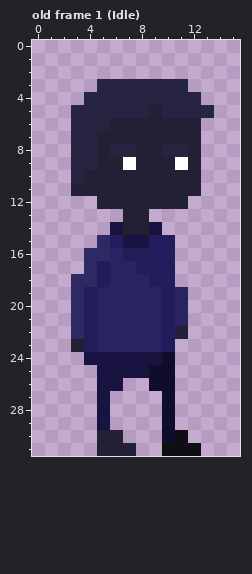
Edited in one commit: pixel-art file (src/aseprite/player.aseprite). That is the earlier state.
16x32 pixels, 12 frames. Colours within 5 levels of each other are drawn and written as one. Shown: old frame 1 (Idle). The commit also changed other frames, which this record leaves out.
After the commit:
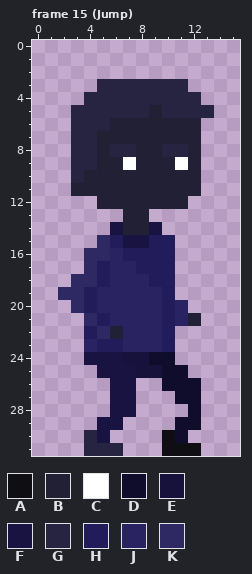
Palette (. is transparent): A #0f0e13  B #222034  C #ffffff  D #100d2c  E #16123b  F #181341  G #272441  H #221c5a  J #292362  K #2e2963
A new or re-ordered frame is compared with the old frame closest to it.
Commit message: Slight player script refactor and added jump animation
Changes in this commit:
frames 12 -> 15
--- frame 15 (Jump) is new; against old frame 1 (Idle), layer "Layer 1"
@@ x 0..15 @@
 18 ...KKHJJJHH.....
-19 ...KHJJJJJHJ....
+19 ..KKHJJJJJH.....
 20 ...KHJJJJJHJ....
-21 ...KHJJJJJHJ....
-22 ...KHJJJJJHB....
-23 ...BHJJJJJH.....
-24 ....FFFFFFD.....
-25 .....FFFFDD.....
-26 .....FF..DD.....
-27 .....F....D.....
-28 .....F....D.....
-29 .....F....D.....
-30 .....BB...DA....
-31 .....BBB..AAA...
+21 ....KHJJJJHJB...
+22 ....HKBJJJH.....
+23 ....JHHJJJH.....
+24 ....FFFEEDD.....
+25 .....FFFEEDD....
+26 ......FF..DDD...
+27 ......FF...DD...
+28 ......FF....D...
+29 .....FF....DD...
+30 ....GF....AD....
+31 ....GGG...AAA...
